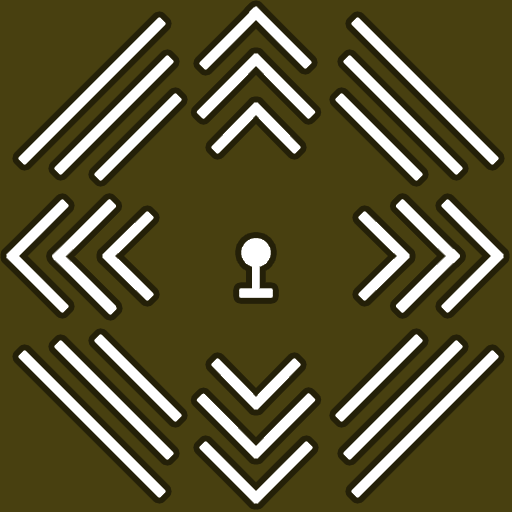
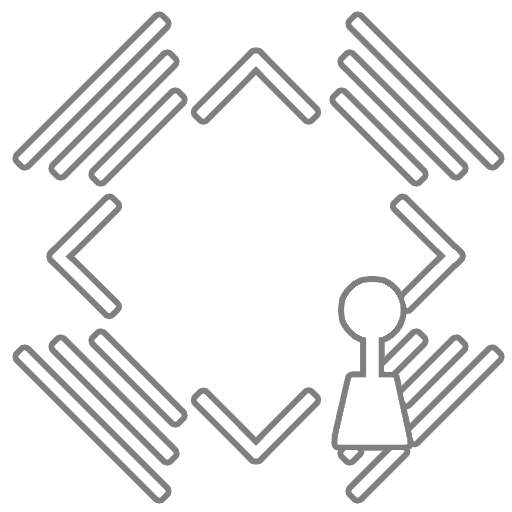
Two versions of the same layered image (512x512). Layer-by-layer changes:
added group "Group 1" with 4 layers in group "ColorOverlayWhite" over (338, 283, 407, 444)
added layer "Layer 4" in group "Group 1" over (345, 283, 400, 337)
added layer "Layer 2 copy" in group "Group 1" over (367, 301, 378, 391)
added layer "Layer 1 copy" in group "Group 1" over (338, 378, 407, 444)
hid group "Crosshair" (7 layers) over (53, 200, 459, 314)
added layer "Indicator copy" in group "ColorOverlayWhite" over (19, 18, 498, 497)
hid group "Indicator" (10 layers) over (19, 18, 498, 497)
hid group "Indicator Tower Inner" (10 layers) over (103, 103, 409, 409)
painted on "Rectangle 1 copy 9" (4th of 7, in "ColorOverlayWhite" › "Indicator Tower Inner" › "rectangle bak copy 2") over (251, 103, 299, 151)
hid group "Indicator Tower wide" (10 layers) over (7, 7, 503, 503)
painted on "Rectangle 1" (5th of 7, in "ColorOverlayWhite" › "Indicator Tower wide" › "rectangle bak copy 3") over (250, 7, 307, 66)
hid "Layer 0" over (0, 0, 512, 512)
